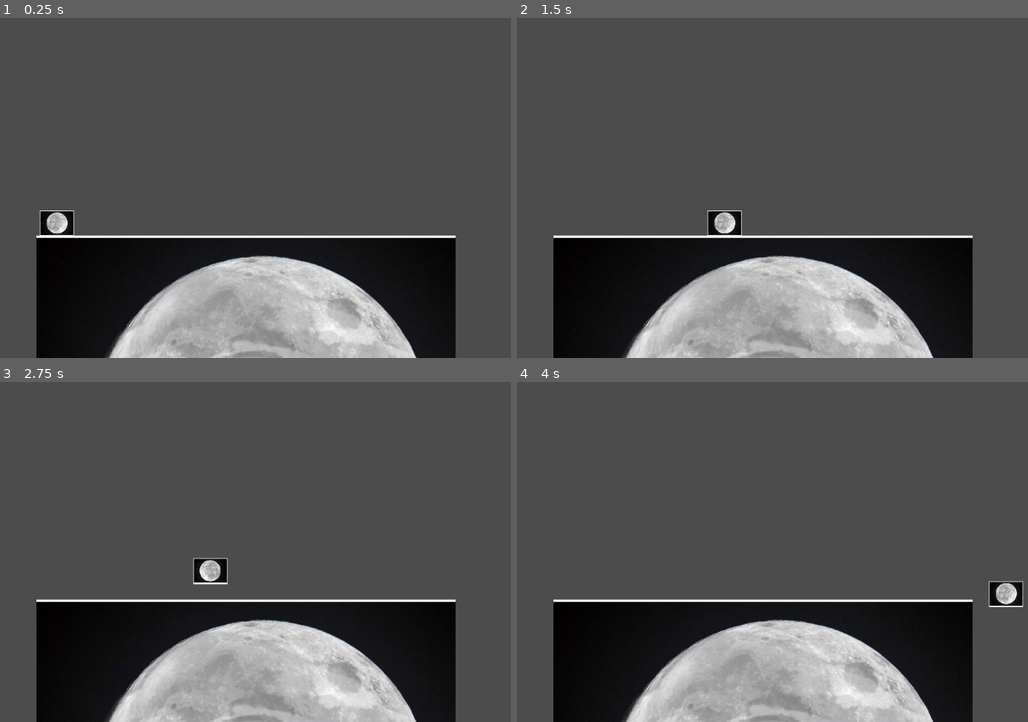
Above: before the commit, frames 1-4 (two rows, left to right).
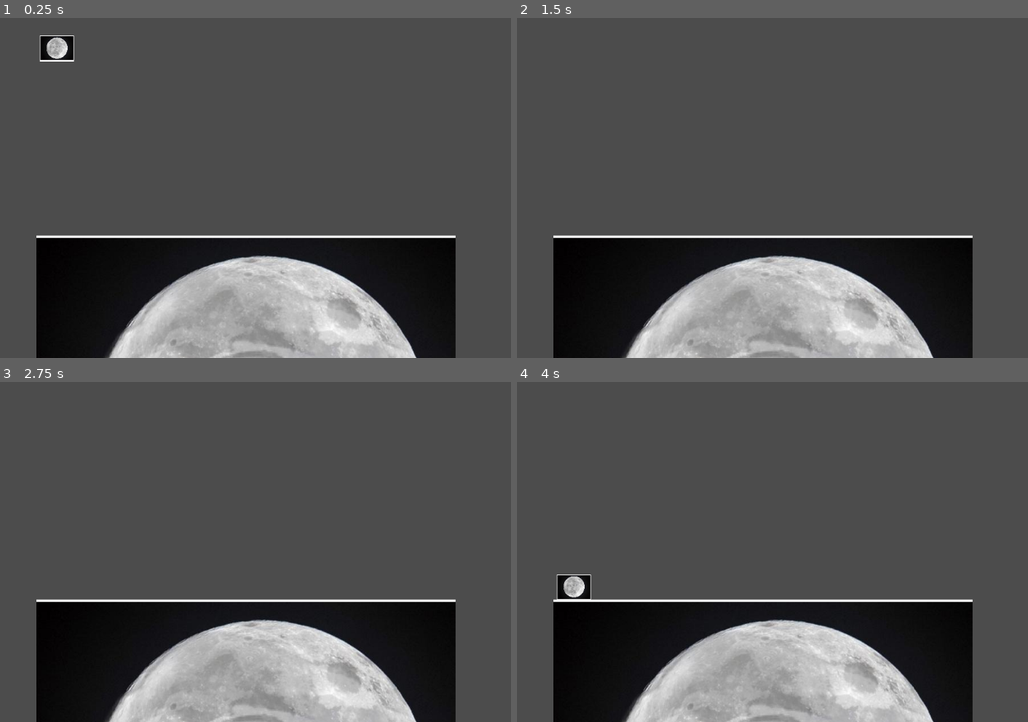
Above: after the commit, the same moments.

Repository: brothen/Final_Project
Game: Godot game, scene res://Game.tscn
Same seed, same stepped clock (60 frames per second), same inputs: the game is played once before the commit and once after it.
Inputs:
- Up to frame 1 (0.25 s): no input
- Up to frame 2 (1.5 s): hold W (jump) 0.53-1.28 s; hold D (right) from 0.53 s (still down); tap G (flip) at 0.6 s; tap W (jump) at 1.35 s
- Up to frame 3 (2.75 s): tap W (jump) at 1.52, 1.82 s; tap G (flip) at 1.55, 2.1 s; release D (right) at 2.03 s; hold A (left) from 2.03 s (still down); hold W (jump) from 2.03 s (still down)
- Up to frame 4 (4 s): release A (left) at 2.78 s; release W (jump) at 2.78 s; hold D (right) from 2.78 s (still down); tap G (flip) at 2.85 s; tap W (jump) at 3.02, 3.32 s; hold W (jump) from 3.53 s (still down)

The runs differ from the first frame. In frame 1, 1.0% of the frame differs, in the area x 7-15%, y 5-65%; in frame 2, 0.5%; in frame 3, 0.5%; in frame 4, 1.0%.

Commit message:
added gravity flip & changed movement

Diff:
--- a/Player/Falling.gd
+++ b/Player/Falling.gd
@@ -1,20 +1,22 @@
 extends Node
 
-onready var SM=get_parent()
-onready var player=get_node("../..")
+onready var SM = get_parent()
+onready var player = get_node("../..")
 
 func _ready():
-	yield(player,"ready")
+	yield(player, "ready")
 
 func start():
 	player.set_animation("Falling")
-	player.jump_power=Vector2.ZERO
+	player.jump_power = Vector2.ZERO
 
 func physics_process(_delta):
-	if player.is_on_floor() and player.velocity.dot(Vector2.UP)<0:
-		player.velocity.y=0
+	if player.is_on_floor() and player.velocity.dot(Vector2.UP) < 0:
+		player.velocity.y = 0
 		SM.set_state("Idle")
 	if player.is_on_ceiling():
-		player.velocity.y=0
-	player.velocity+=player.move_speed*player.move_vector()+player.gravity
-	player.move_and_slide(player.velocity,Vector2.UP)
+		player.velocity.y = 0
+	var input_vector = Vector2(Input.get_action_strength("right") - Input.get_action_strength("left"),1.0)
+	player.set_direction(sign(input_vector.x))
+	player.velocity.y += input_vector.y + player.gravity.y
+	player.move_and_slide(player.velocity, Vector2.UP)
--- a/Player/Idle.gd
+++ b/Player/Idle.gd
@@ -1,13 +1,13 @@
 extends Node
 
-onready var SM=get_parent()
-onready var player=get_node("../..")
+onready var SM = get_parent()
+onready var player = get_node("../..")
 
 func _ready():
-	yield(player,"ready")
+	yield(player, "ready")
 
 func start():
-	player.velocity=Vector2(0,1)
+	player.velocity = Vector2.ZERO
 	player.set_animation("Idle")
 
 func physics_process(_delta):
--- a/Player/Moving.gd
+++ b/Player/Moving.gd
@@ -1,29 +1,24 @@
 extends Node
 
-onready var SM=get_parent()
-onready var player=get_node("../..")
-
-onready var prev_direction = player.direction
+onready var SM = get_parent()
+onready var player = get_node("../..")
 
 func _ready():
-	yield(player,"ready")
+	yield(player, "ready")
 
 func start():
 	player.set_animation("Moving")
-	player.jump_power=Vector2.ZERO
+	player.jump_power = Vector2.ZERO
 
 func physics_process(_delta):
 	if not player.is_on_floor():
 		SM.set_state("Falling")
-	else:
-		player.velocity.y = 0
 	if Input.is_action_pressed("jump"):
 		SM.set_state("Jumping")
-	if player.is_moving():
-		if player.direction != prev_direction:
-			player.velocity.x = 0
-			prev_direction = player.direction
-		player.velocity += player.move_speed * player.move_vector()
+	if Input.is_action_pressed("left") or Input.is_action_pressed("right"):
+		var input_vector = Vector2(Input.get_action_strength("right") - Input.get_action_strength("left"),1.0)
+		player.set_direction(sign(input_vector.x))
+		player.velocity.x += player.move_speed * input_vector.x
 		player.move_and_slide(player.velocity, Vector2.UP)
 	else:
 		player.velocity = Vector2.ZERO
--- a/Player/Player.gd
+++ b/Player/Player.gd
@@ -1,47 +1,46 @@
 extends KinematicBody2D
 
-onready var SM=$StateMachine
+onready var SM = $StateMachine
 
-var velocity=Vector2.ZERO
-var jump_power=Vector2.ZERO
-var direction=1
+var velocity = Vector2.ZERO
+var jump_power = Vector2.ZERO
+var direction = 1
 
-export var gravity=Vector2(0,30)
+export var gravity = Vector2(0,30)
 
-export var move_speed=300
-export var max_move=300
+var flipped=false
 
-export var jump_speed=10
-export var max_jump=160
+export var move_speed = 50
+export var max_move = 400
+
+export var jump_speed = 10
+export var max_jump = 100
 
 
 
 
 func _physics_process(_delta):
-	velocity.x=clamp(velocity.x,-max_move,max_move)
+	if Input.is_action_just_pressed("flip"):
+		velocity.y=0
+		if flipped==false:
+			gravity=Vector2(0,-30)
+			$AnimatedSprite.flip_v=true
+			flipped=true
+		elif flipped==true:
+			gravity=Vector2(0,30)
+			$AnimatedSprite.flip_v=false
+			flipped=false
+	velocity.x = clamp(velocity.x,-max_move,max_move)
 
-	if direction<0 and not $AnimatedSprite.flip_h: $AnimatedSprite.flip_h=true
-	if direction>0 and $AnimatedSprite.flip_h: $AnimatedSprite.flip_h=false
+	if direction < 0 and not $AnimatedSprite.flip_h: $AnimatedSprite.flip_h = true
+	if direction > 0 and $AnimatedSprite.flip_h: $AnimatedSprite.flip_h = false
+
 
 
 func set_direction(d):
-	direction=d
+	direction = d
 
 func set_animation(anim):
-	if $AnimatedSprite.animation==anim: return
+	if $AnimatedSprite.animation == anim: return
 	if $AnimatedSprite.frames.has_animation(anim): $AnimatedSprite.play(anim)
 	else: $AnimatedSprite.play()
-
-func is_moving():
-	if Input.is_action_pressed("left") or Input.is_action_pressed("right"):
-		return true
-	return false
-
-func move_vector():
-	return Vector2(Input.get_action_strength("right") - Input.get_action_strength("left"),1.0)
-
-func _unhandled_input(event):
-	if event.is_action_pressed("left"):
-		direction = -1
-	if event.is_action_pressed("right"):
-		direction = 1
--- a/Player/StateMachine.gd
+++ b/Player/StateMachine.gd
@@ -9,6 +9,8 @@
 		set_state(get_children()[0].name)
 
 func _physics_process(delta):
+	if Input.is_action_just_pressed("flip"):
+		set_state("Falling")
 	if state and state.has_method("physics_process"):
 		state.physics_process(delta)
 
